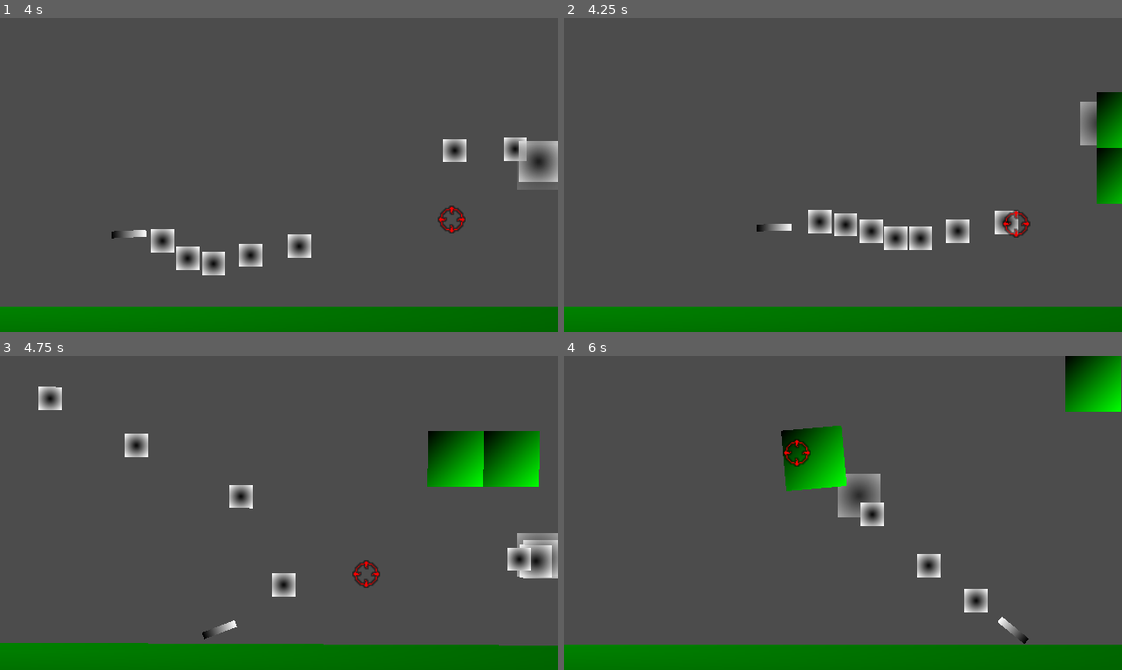
Above: before the commit, frames 1-4 (two rows, left to right).
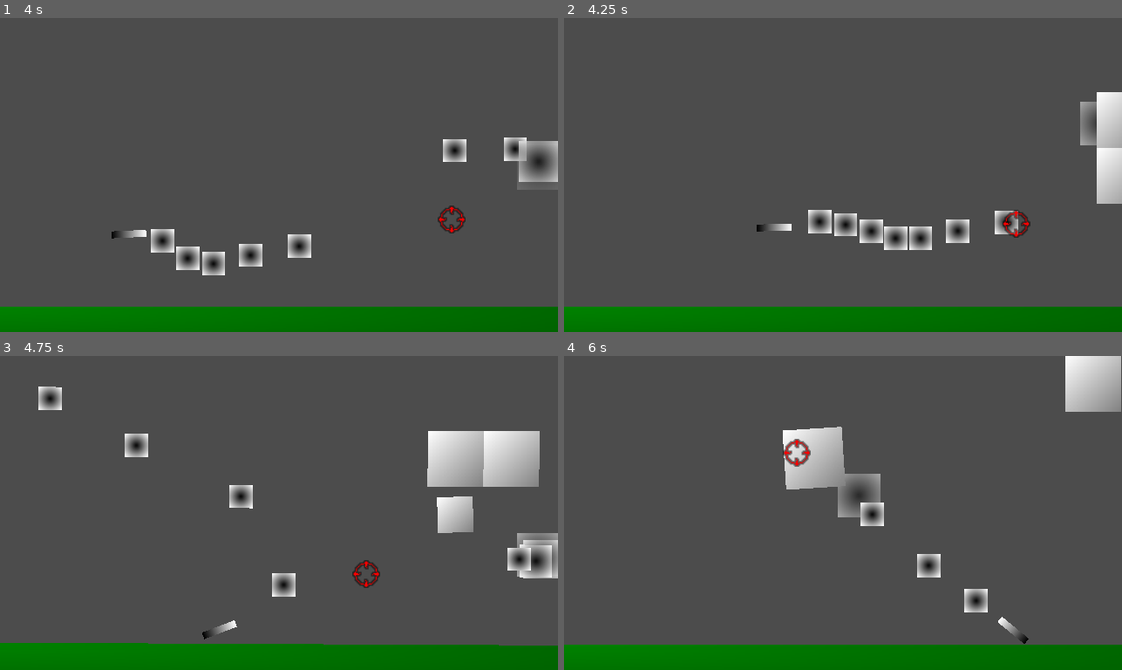
Above: after the commit, the same moments.

Repository: dranik544/explanation-overdue
Game: Godot game, scene res://scenes/main.tscn
The game is run twice, just before and just after one commit, with the same random seed, the same clock (stepped at 60 frames per second) and the same inputs. Before the commit the project has no main scene; this scene is started directly in both runs.
Inputs (mouse positions are in pixels of both pictures, inside the frame that each line leads up to):
- Up to frame 1 (4 s): tap Enter at 0.5 s; move the mouse to (401, 159) at 0.52 s; press the mouse at (401, 159) at 0.53 s; hold D (RIGHT) 0.53-1.25 s; tap W (JUMP) at 0.77, 3.77 s; release the mouse at (401, 159) at 1.25 s; drag from (167, 190) to (491, 121) at 1.27 s; move the mouse to (334, 105) at 2.02 s; press the mouse at (334, 105) at 2.03 s; hold A (LEFT) 2.03-2.75 s; release the mouse at (334, 105) at 2.75 s; drag from (251, 237) to (72, 275) at 2.77 s; move the mouse to (446, 222) at 3.52 s; press the mouse at (446, 222) at 3.53 s; hold D (RIGHT) from 3.53 s (still down)
- Up to frame 2 (4.25 s): keep holding D (RIGHT)
- Up to frame 3 (4.75 s): release D (RIGHT) at 4.25 s; release the mouse at (446, 560) at 4.25 s; drag from (111, 465) to (368, 575) at 4.27 s
- Up to frame 4 (6 s): move the mouse to (870, 513) at 5.02 s; press the mouse at (870, 513) at 5.03 s; hold D (RIGHT) 5.03-5.75 s; release the mouse at (870, 513) at 5.75 s; drag from (759, 434) to (876, 487) at 5.77 s

Frame 1 is identical in both runs. In frame 2, 1.6% of the frame differs, in the area x 95-100%, y 23-60%; in frame 3, 4.3%, in the area x 76-97%, y 23-57%; in frame 4, 3.9%.

Commit message:
анимация удара по блоку

Diff:
--- a/project.godot
+++ b/project.godot
@@ -11,6 +11,7 @@
 [application]
 
 config/name="Explanation Overdue"
+run/main_scene="res://scenes/main.tscn"
 config/icon="res://icon.png"
 
 [autoload]
--- a/scenes/blocks/block_1.gd
+++ b/scenes/blocks/block_1.gd
@@ -20,6 +20,27 @@
 
 	# отнимаем от здоровья кол-во урона
 	health -= damage
+
+	match currentBlockType:
+		0:
+			var tweenDamage: Tween = Tween.new()
+			add_child(tweenDamage)
+
+			tweenDamage.interpolate_property(sprite2d, "rotation", sprite2d.rotation, sprite2d.rotation + rand_range(-0.1, 0.1), 0.01)
+			tweenDamage.interpolate_property(sprite2d, "modulate", sprite2d.modulate, Color(1.0, 0.5, 0.5, 1.0), 0.01)
+			tweenDamage.start()
+			yield(tweenDamage, "tween_completed")
+
+			tweenDamage.queue_free()
+			var tweenDamageR: Tween = Tween.new()
+			add_child(tweenDamageR)
+
+			tweenDamageR.interpolate_property(sprite2d, "rotation", sprite2d.rotation, 0.0, 0.15, Tween.TRANS_CIRC, Tween.EASE_IN)
+			tweenDamageR.interpolate_property(sprite2d, "modulate", sprite2d.modulate, Color(1.0, 1.0, 1.0, 1.0), 0.15, Tween.TRANS_CIRC, Tween.EASE_IN)
+			tweenDamageR.start()
+			yield(tweenDamageR, "tween_completed")
+
+			tweenDamageR.queue_free()
 
 	# если здоровья меньше или равно нулю, то ...
 	if health <= 0:
@@ -55,3 +76,4 @@
 		0:
 			sprite2d.rotation = 0.0
 			sprite2d.scale = Vector2(1.0, 1.0)
+			sprite2d.modulate = Color(1.0, 1.0, 1.0, 1.0)
--- a/scenes/blocks/block_1.tscn
+++ b/scenes/blocks/block_1.tscn
@@ -6,7 +6,7 @@
 extents = Vector2( 24, 24 )
 
 [sub_resource type="Gradient" id=2]
-colors = PoolColorArray( 0, 0, 0, 1, 0, 1, 0, 1 )
+colors = PoolColorArray( 1, 1, 1, 1, 0.510742, 0.510742, 0.510742, 1 )
 
 [sub_resource type="GradientTexture2D" id=3]
 gradient = SubResource( 2 )
